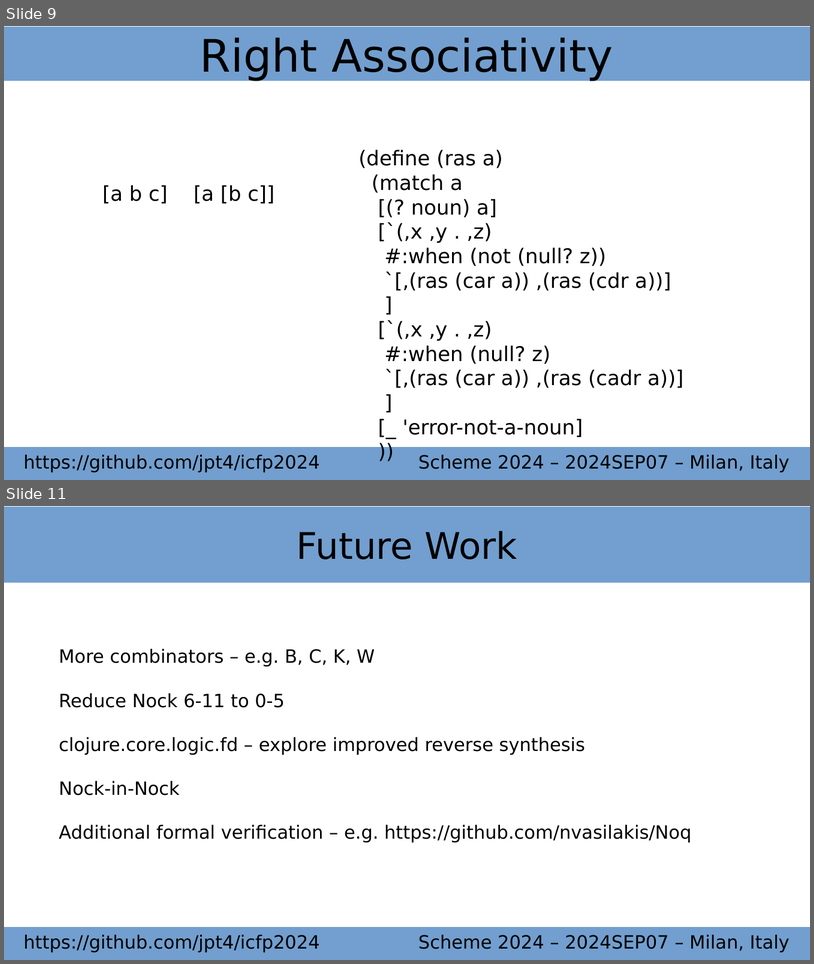
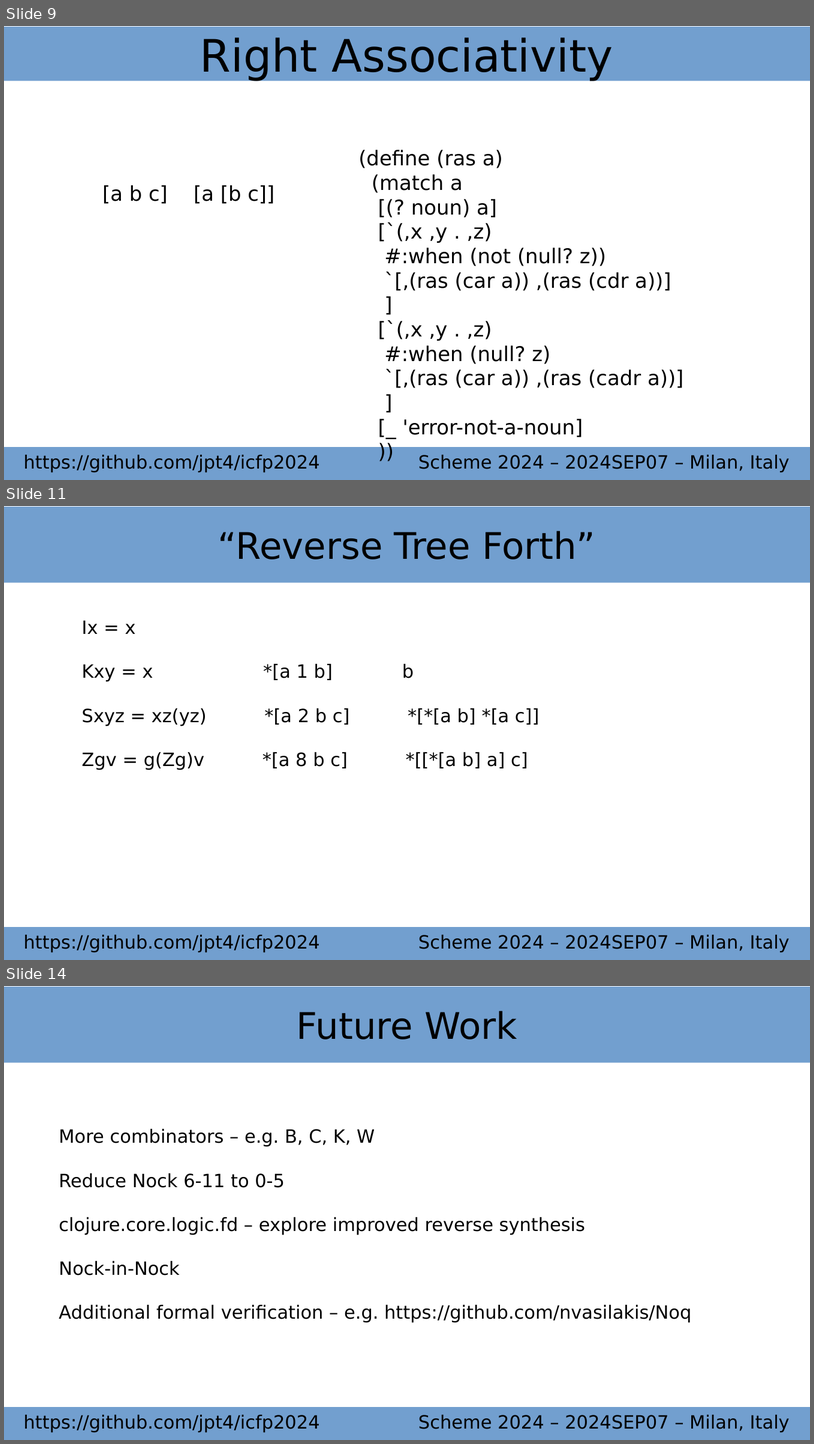
Before and after one commit to jpt4/icfp2024, a slide deck: slides.odp. Shown one above the other, each under a label of ours: slides 9 and 11 before the commit, slides 9, 11 and 14 after it; the slides between them are not shown. The pictures are 814x964 and 814x1444 pixels, drawn with LibreOffice and Linux fonts; fonts in the diff are those of the drawing. Boxes give left, top, right and bottom in pixels: in the first picture for what was removed or moved away, otherwise in the second. Text is boxed around its words. In the diff, an @@ line names an element or a change of style, - is before the commit and + after.

```diff
--- a/slides.odp
+++ b/slides.odp
@@ slide 11 added at box(4, 506, 810, 960), background #FFFFFF @@
@@ title added at box(4, 507, 810, 583), fill #729FCF, 36 pt, text #000000 @@
+“Reverse Tree Forth”
@@ text added at box(82, 620, 540, 769), 18 pt, text #000000 @@
+Ix = x
+Kxy = x *[a 1 b] b
+Sxyz = xz(yz) *[a 2 b c] *[*[a b] *[a c]]
+Zgv = g(Zg)v *[a 8 b c] *[[*[a b] a] c]
@@ rectangle added at box(4, 927, 810, 960), fill #729FCF, 18 pt, text #000000 @@
+https://github.com/jpt4/icfp2024 Scheme 2024 – 2024SEP07 – Milan, Italy
@@ what was slide 11 is now slide 14 @@
```
Also in this commit, not shown: 3 slides changed, 5 other slides added, 2 slides removed, 2 other files.
